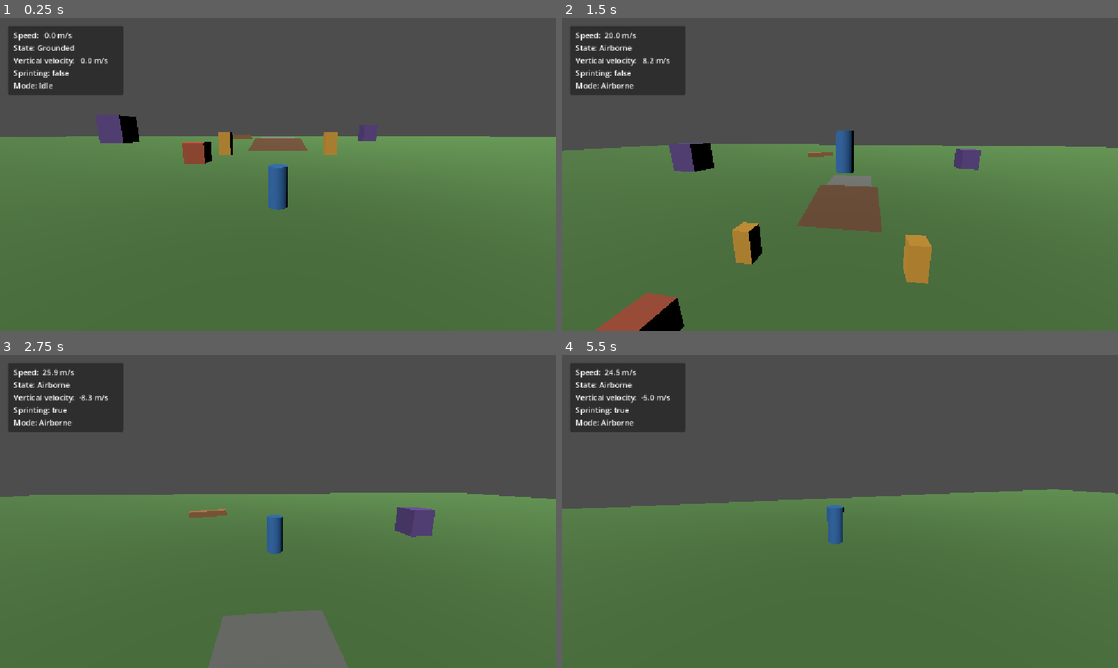
Above: before the commit, frames 1-4 (two rows, left to right).
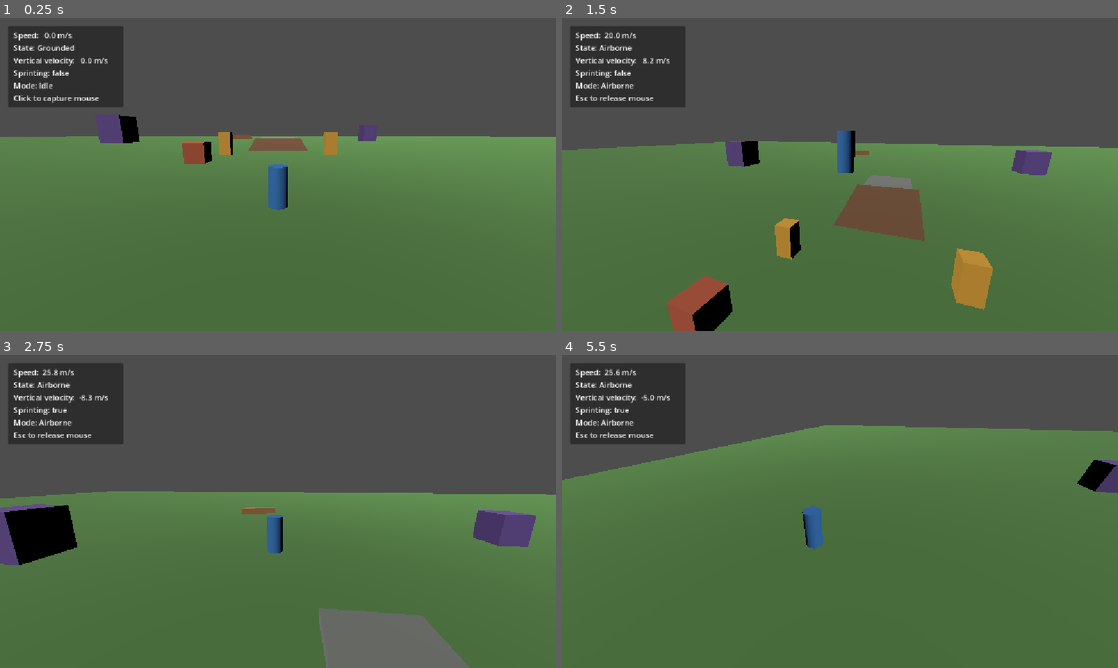
Above: after the commit, the same moments.

Repository: nimanimanima-rgb/DreamRunner
Game: Godot game, scene res://scenes/main.tscn
Same seed, same stepped clock (60 frames per second), same inputs: the game is played once before the commit and once after it.
Inputs (mouse positions are in pixels of both pictures, inside the frame that each line leads up to):
- Up to frame 1 (0.25 s): no input
- Up to frame 2 (1.5 s): move the mouse to (867, 174) at 0.52 s; hold Shift (sprint) 0.53-1.28 s; hold W (move_forward) from 0.53 s (still down); click (867, 174) at 0.67 s; tap Space (jump) at 0.77 s; move the mouse to (812, 174) at 1.27 s; tap Shift (sprint) at 1.35 s; click (812, 174) at 1.42 s
- Up to frame 3 (2.75 s): keep holding W (move_forward); tap Space (jump) at 1.52 s; move the mouse to (289, 505) at 2.02 s; hold Shift (sprint) from 2.03 s (still down); click (289, 505) at 2.17 s
- Up to frame 4 (5.5 s): move the mouse to (834, 517) at 2.77 s; release Shift (sprint) at 2.78 s; tap Shift (sprint) at 2.85, 4.35 s; click (834, 517) at 2.92 s; tap Space (jump) at 3.02, 3.77, 4.52 s; move the mouse to (878, 514) at 3.52 s; hold Shift (sprint) 3.53-4.28 s; click (878, 514) at 3.67 s; tap Escape (ui_cancel) at 4.15 s; move the mouse to (673, 464) at 4.27 s; release W (move_forward) at 4.28 s; hold A (move_left) 4.28-5.03 s; click (673, 464) at 4.42 s; move the mouse to (867, 511) at 5.02 s; hold S (move_back) from 5.03 s (still down); hold Shift (sprint) from 5.03 s (still down); click (867, 511) at 5.17 s

The runs differ from the first frame. In frame 1, 0.7% of the frame differs, in the area x 1-23%, y 24-29%; in frame 2, 11%; in frame 3, 12%; in frame 4, 20%, in the area x 0-100%, y 4-62%.

Commit message:
Fix web mouse capture

Diff:
--- a/scenes/main.tscn
+++ b/scenes/main.tscn
@@ -317,7 +317,7 @@
 offset_left = 16.0
 offset_top = 16.0
 offset_right = 256.0
-offset_bottom = 148.0
+offset_bottom = 172.0
 
 [node name="PanelContainer" type="PanelContainer" parent="DebugHUD/MarginContainer"]
 layout_mode = 2
@@ -331,4 +331,4 @@
 
 [node name="Readout" type="Label" parent="DebugHUD/MarginContainer/PanelContainer/MarginContainer"]
 layout_mode = 2
-text = "Speed: 0.0 m/s\nState: Airborne\nVertical velocity: 0.0 m/s\nSprinting: false\nMode: Airborne"
+text = "Speed: 0.0 m/s\nState: Airborne\nVertical velocity: 0.0 m/s\nSprinting: false\nMode: Airborne\nClick to capture mouse"
--- a/scripts/debug_hud.gd
+++ b/scripts/debug_hud.gd
@@ -10,6 +10,9 @@
 	var horizontal_speed := Vector2(player.velocity.x, player.velocity.z).length()
 	var movement_state := "Grounded" if player.is_on_floor() else "Airborne"
 	var sprinting := Input.is_action_pressed("sprint") and horizontal_speed > 0.1
+	var mouse_hint := "Esc to release mouse"
+	if Input.get_mouse_mode() != Input.MOUSE_MODE_CAPTURED:
+		mouse_hint = "Click to capture mouse"
 	var movement_mode := "Airborne"
 	if player.is_on_floor():
 		if horizontal_speed < 0.1:
@@ -24,5 +27,6 @@
 		+ "State: %s\n" % movement_state
 		+ "Vertical velocity: %5.1f m/s\n" % player.velocity.y
 		+ "Sprinting: %s\n" % str(sprinting)
-		+ "Mode: %s" % movement_mode
+		+ "Mode: %s\n" % movement_mode
+		+ mouse_hint
 	)
--- a/scripts/player_controller.gd
+++ b/scripts/player_controller.gd
@@ -41,24 +41,35 @@
 	camera_pivot.top_level = true
 	camera_pivot.global_position = initial_camera_position
 
-	Input.set_mouse_mode(Input.MOUSE_MODE_CAPTURED)
+	# Web browsers only allow pointer lock after a user gesture, so the player
+	# clicks the game to capture the mouse instead of doing it automatically.
+	Input.set_mouse_mode(Input.MOUSE_MODE_VISIBLE)
 	yaw = rotation.y
 	target_yaw = yaw
 	camera_pivot.global_rotation = Vector3(pitch, yaw, 0.0)
 	camera.fov = normal_fov
 
 
-func _unhandled_input(event: InputEvent) -> void:
+func _input(event: InputEvent) -> void:
+	if event.is_action_pressed("ui_cancel"):
+		Input.set_mouse_mode(Input.MOUSE_MODE_VISIBLE)
+		get_viewport().set_input_as_handled()
+		return
+
+	if (
+		event is InputEventMouseButton
+		and event.button_index == MOUSE_BUTTON_LEFT
+		and event.pressed
+		and Input.get_mouse_mode() != Input.MOUSE_MODE_CAPTURED
+	):
+		Input.set_mouse_mode(Input.MOUSE_MODE_CAPTURED)
+		get_viewport().set_input_as_handled()
+		return
+
 	if event is InputEventMouseMotion and Input.get_mouse_mode() == Input.MOUSE_MODE_CAPTURED:
 		target_yaw -= event.relative.x * mouse_sensitivity
 		target_pitch -= event.relative.y * mouse_sensitivity
 		target_pitch = clamp(target_pitch, deg_to_rad(min_pitch), deg_to_rad(max_pitch))
-
-	if event.is_action_pressed("ui_cancel"):
-		if Input.get_mouse_mode() == Input.MOUSE_MODE_CAPTURED:
-			Input.set_mouse_mode(Input.MOUSE_MODE_VISIBLE)
-		else:
-			Input.set_mouse_mode(Input.MOUSE_MODE_CAPTURED)
 
 
 func _process(delta: float) -> void:
Not shown, changed: export_presets.cfg
